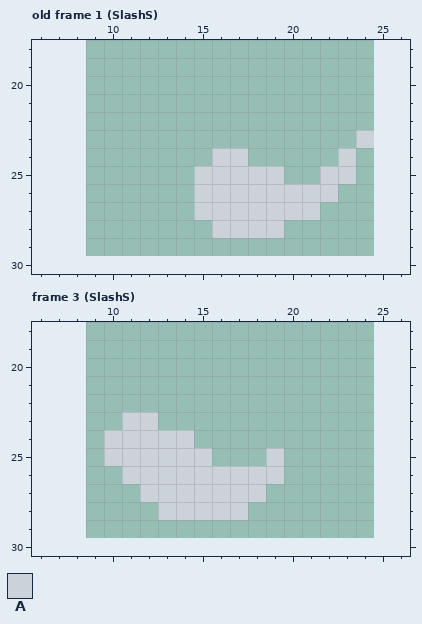
Pixel-art file: Assets/Dossiers Personnels/Alex/Aseprite/SwordSlash.aseprite. The first picture shows the starting point.
16x16 pixels, 9 frames. Shown: old frame 1 (SlashS): x 6..26, y 18..30; frame 3 (SlashS): x 6..26, y 18..30. The old version is drawn lined up with the new one, on the new canvas. The commit also changed other frames, which this record leaves out.
Palette (. is transparent): A #cbd2d9
Pixels before, old frame 1 (SlashS), first column x 15:
23 .........A
24 .AA.....A.
25 AAAAA..AA.
26 AAAAAAAA..
27 AAAAAAA...
28 .AAAA.....
Pixels before, frame 3 (SlashS), first column x 10:
23 .AA.......
24 AAAAA.....
25 AAAAAA...A
26 .AAAAAAAAA
27 ..AAAAAAA.
28 ...AAAAA..
After:
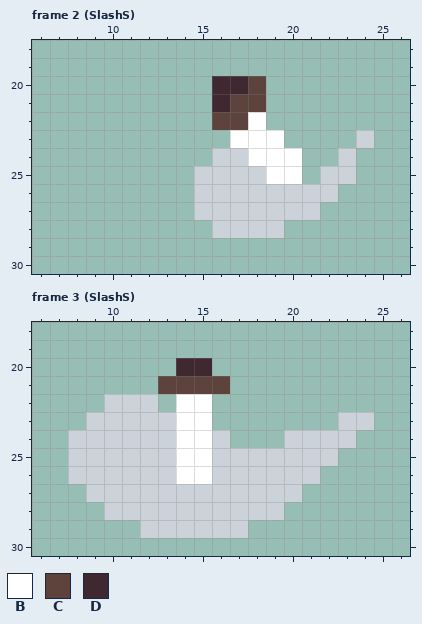
Colours new in this view: B #ffffff  C #5e423c  D #402830
A new or re-ordered frame is compared with the old frame closest to it.
Difference:
canvas 16x16 -> 32x32, the old top-left corner now at 9,14
frames re-ordered
Frame 2 (SlashS) against old frame 1 (SlashS):
y 20: x 16..18 ... -> DDC
y 21: x 16..18 ... -> DCC
y 22: x 16..18 ... -> CCB
y 23: x 17..19 ... -> BBB
y 24: x 18..20 ... -> BBB
y 25: x 19..20 A. -> BB
Frame 3 (SlashS):
y 20: x 14..15 .. -> DD
y 21: x 13..16 .... -> CCCC
y 22: x 10..12 ... -> AAA; x 14..15 .. -> BB
y 23: x 9..10 .. -> AA; x 13..15 ... -> ABB; x 23..24 .. -> AA
y 24: x 8..9 .. -> AA; x 14..16 A.. -> BBA; x 20..23 .... -> AAAA
y 25: x 8..9 .. -> AA; x 14..18 AA... -> BBAAA; x 20..22 ... -> AAA
y 26: x 8..10 ... -> AAA; x 14..15 AA -> BB; x 20..21 .. -> AA
y 27: x 9..11 ... -> AAA; x 19..20 .. -> AA
y 28: x 10..12 ... -> AAA; x 18..19 .. -> AA
y 29: x 12..17 ...... -> AAAAAA
Where, in picture pixels (left, top, right, bottom), the same in both pictures:
changed: (212, 76, 302, 184)
changed: (68, 358, 374, 538)
